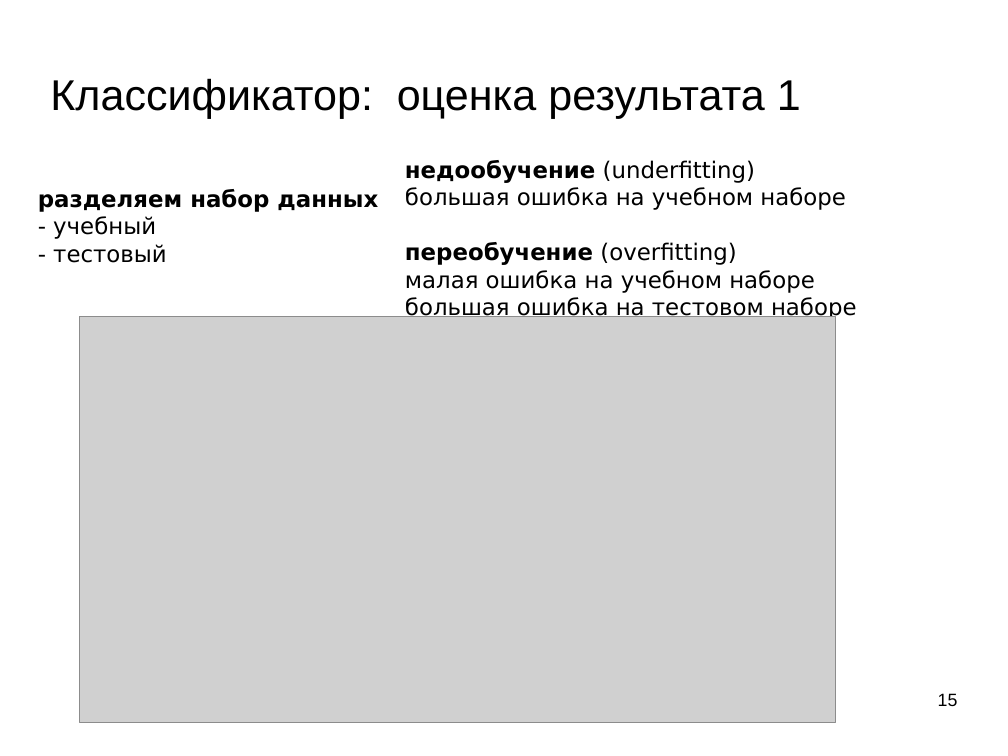
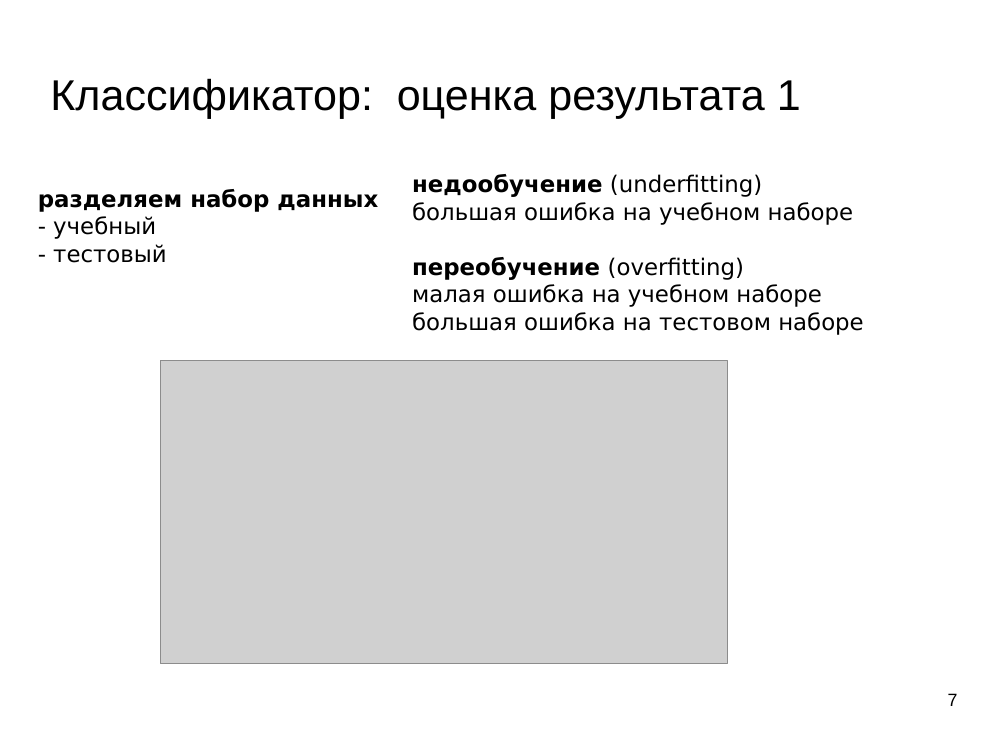
Before and after one commit to mechanoid5/ml_lectorium_legacy, a slide deck: slide 7 of 07-roc-auc.odp (slide 15 before the commit). Drawn at 1008x756 pixels with LibreOffice and Linux fonts; fonts in the diff are those of the drawing; grey boxes stand for pictures; background and template pictures are left out. Boxes give left, top, right and bottom in pixels: in the first picture for what was removed or moved away, otherwise in the second. Text is boxed around its words. In the diff, an @@ line names an element or a change of style, - is before the commit and + after.

```diff
--- a/07-roc-auc.odp
+++ b/07-roc-auc.odp
@@ text "недообучение (underfitting)": place and size @@
-text "недообучение (underfitting)" at box(405, 160, 857, 321)
+text "недообучение (underfitting)" at box(412, 174, 864, 335)
@@ picture: place and size @@
-picture at box(80, 316, 836, 722)
+picture at box(161, 360, 728, 664)
@@ page number at box(948, 693, 958, 706): text changed @@
-15
+7
```
Also in this commit, not shown: 11 other slides changed, 1 slide added, 9 slides removed.
